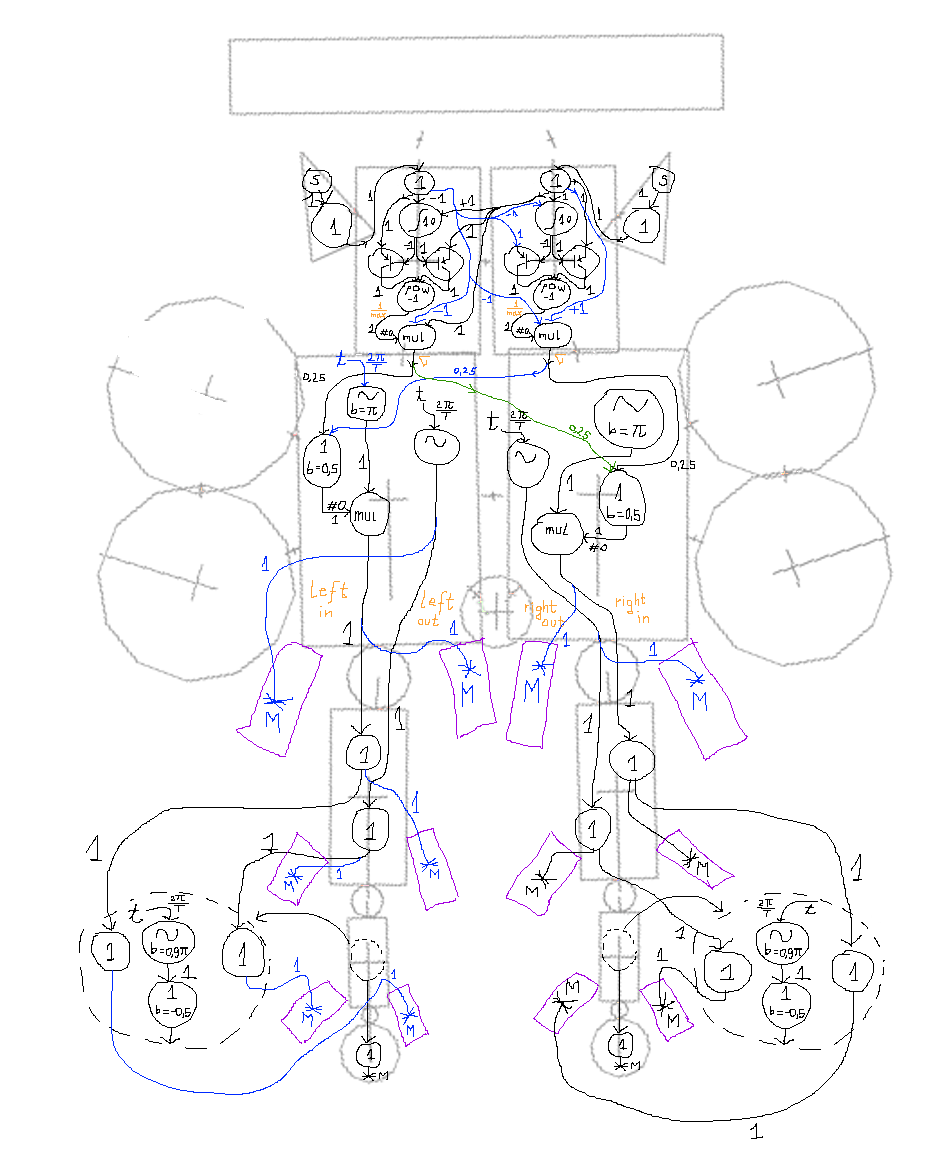
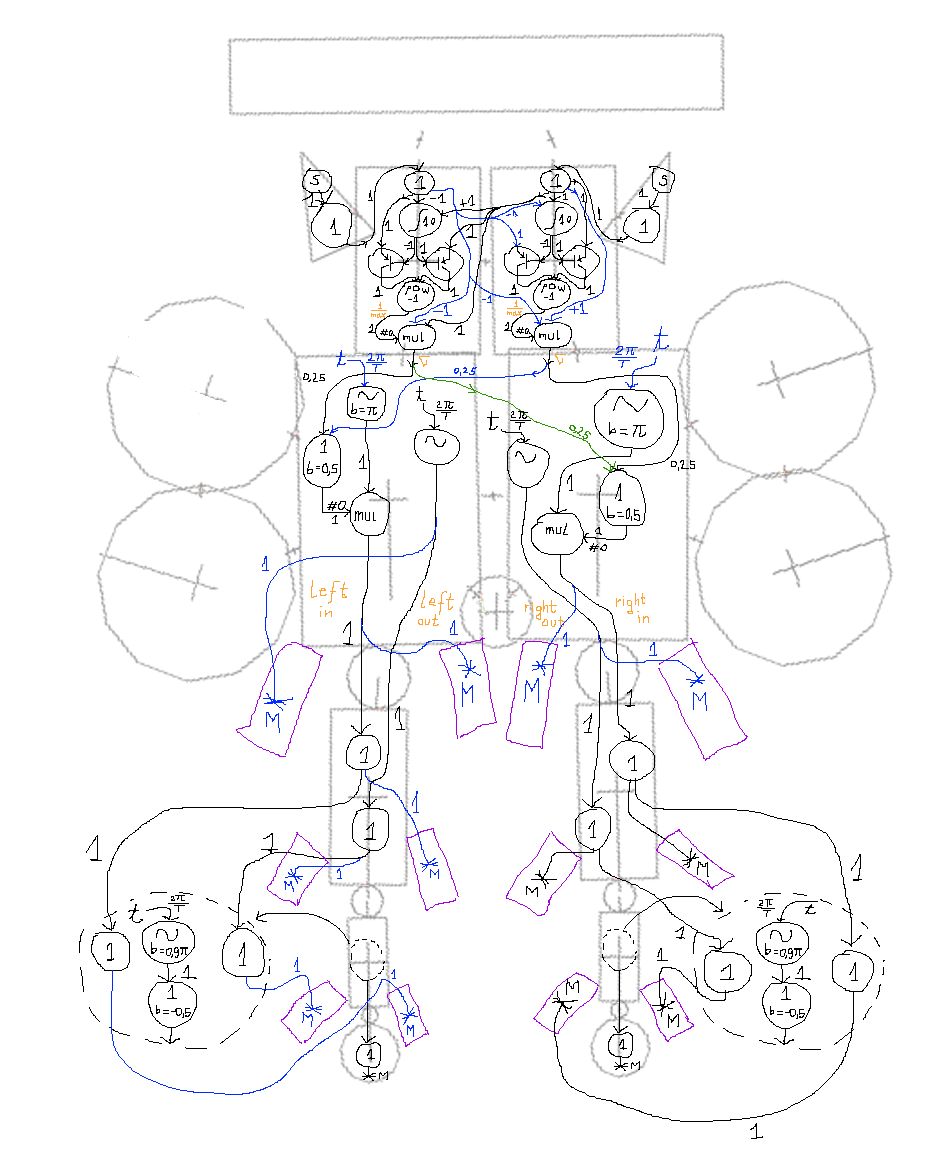
The second 951 x 1158 image is a revision of the first. Changes to its layers:
painted on "Layer #1" over [612, 326, 669, 389]
